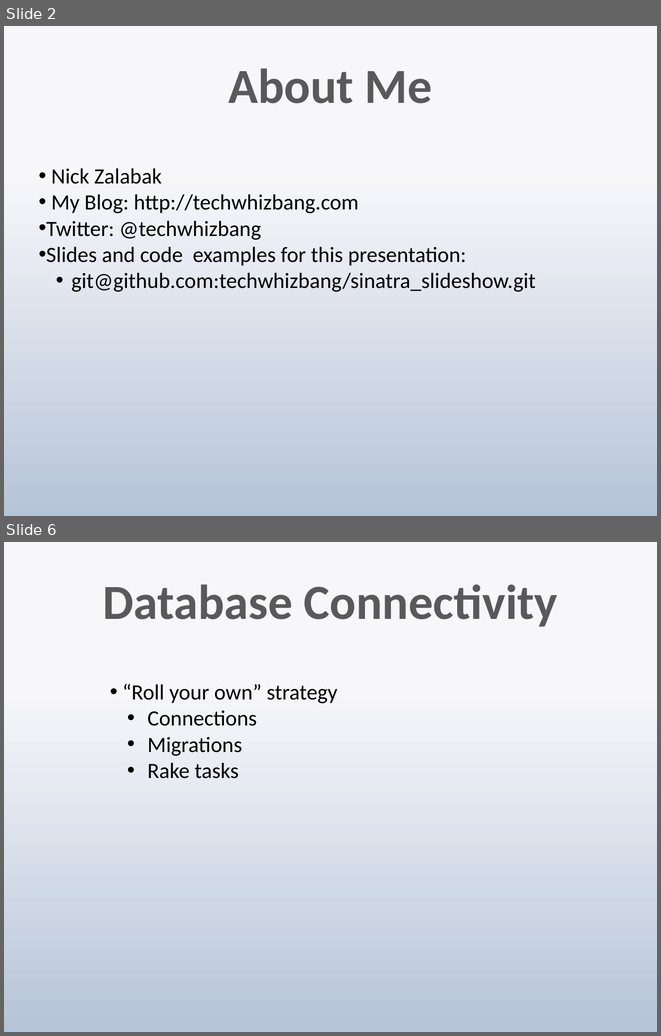
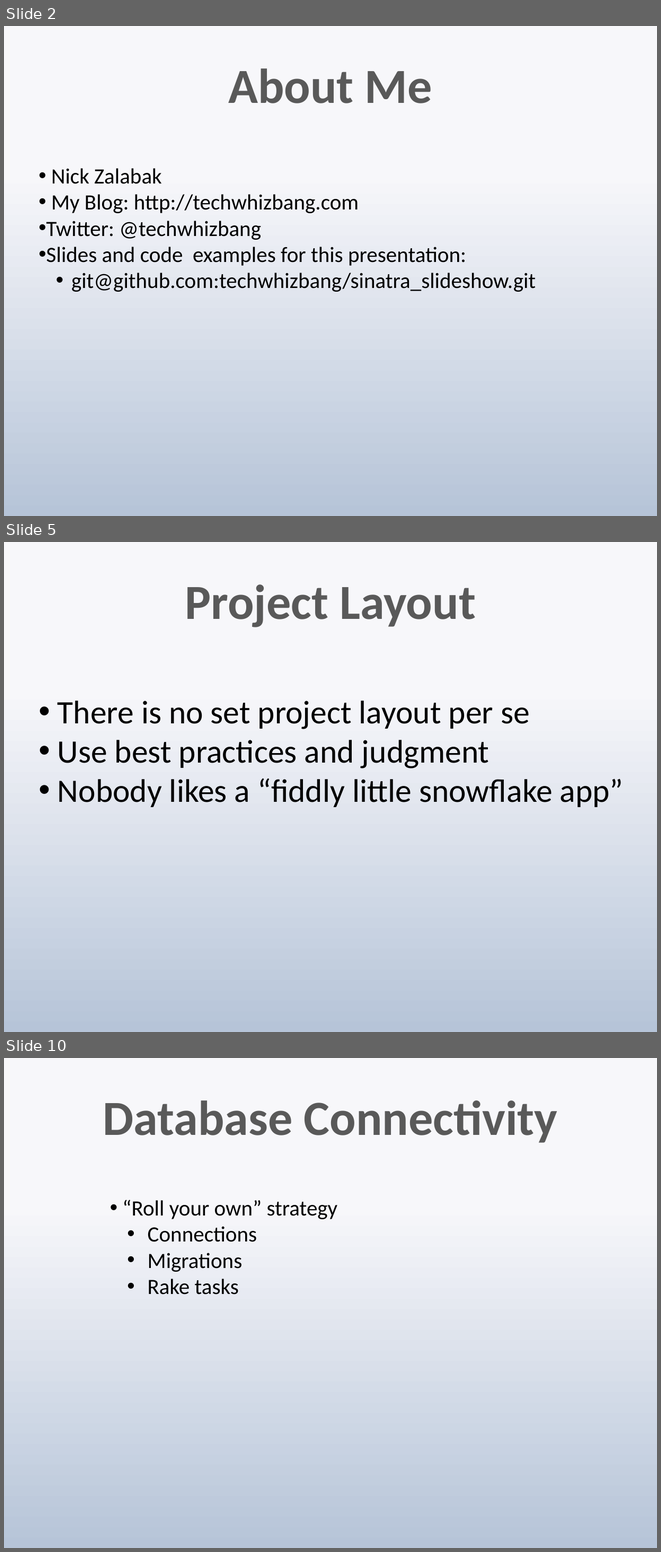
Before and after one commit to techwhizbang/sinatra_slideshow, a slide deck: sinatra.pptx. Shown one above the other, each under a label of ours: slides 2 and 6 before the commit, slides 2, 5 and 10 after it; the slides between them are not shown. The pictures are 661x1036 and 661x1552 pixels, drawn with LibreOffice and Linux fonts; fonts in the diff are those of the drawing. Boxes give left, top, right and bottom in pixels: in the first picture for what was removed or moved away, otherwise in the second. Text is boxed around its words. In the diff, an @@ line names an element or a change of style, - is before the commit and + after.

```diff
--- a/sinatra.pptx
+++ b/sinatra.pptx
@@ slide 5 added at [4,542,657,1032], background gradient #F7F9FB to #B7C6D9 @@
@@ title added at [185,584,476,627], 54 pt, text gradient #595959 to #262626, bold @@
+Project Layout
@@ text added at [58,700,624,807], 36 pt, text #000000 @@
+• There is no set project layout per se
+• Use best practices and judgment
+• Nobody likes a “fiddly little snowflake app”
@@ what was slide 6 is now slide 10 @@
```
Also in this commit, not shown: 2 slides changed, 8 other slides added, 1 slide removed.
